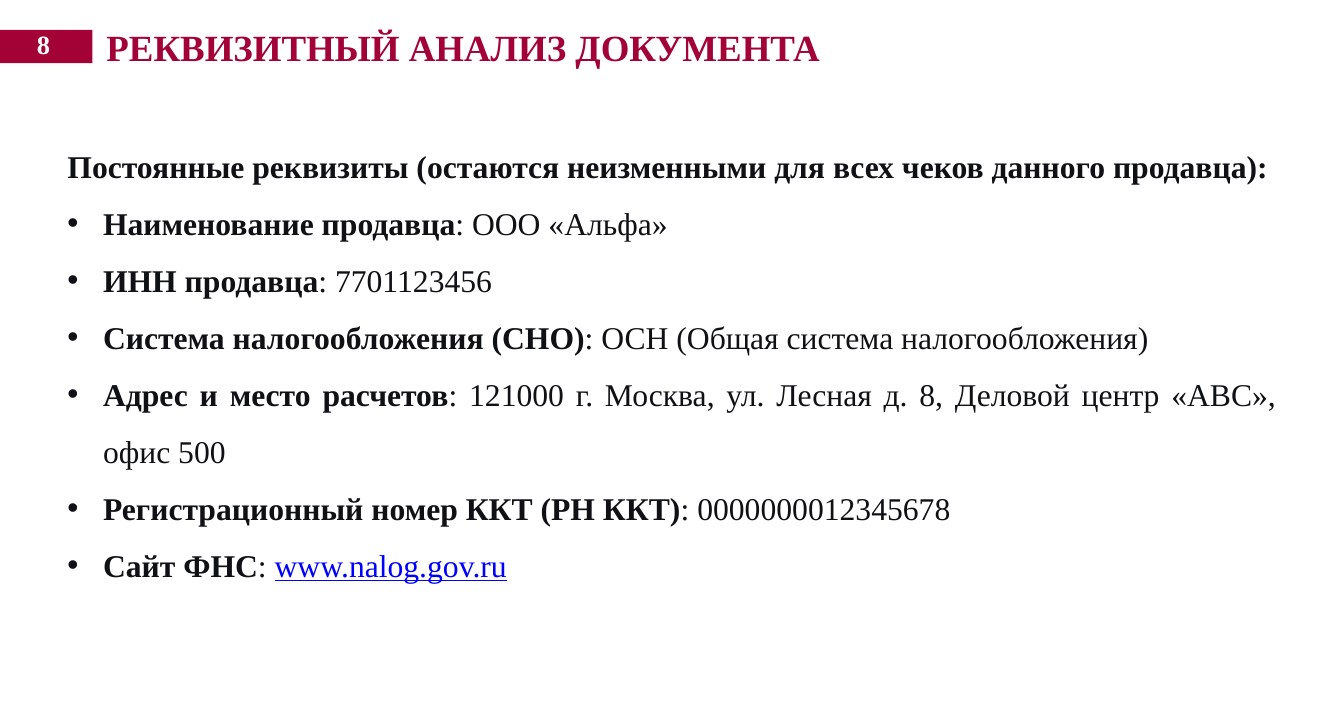
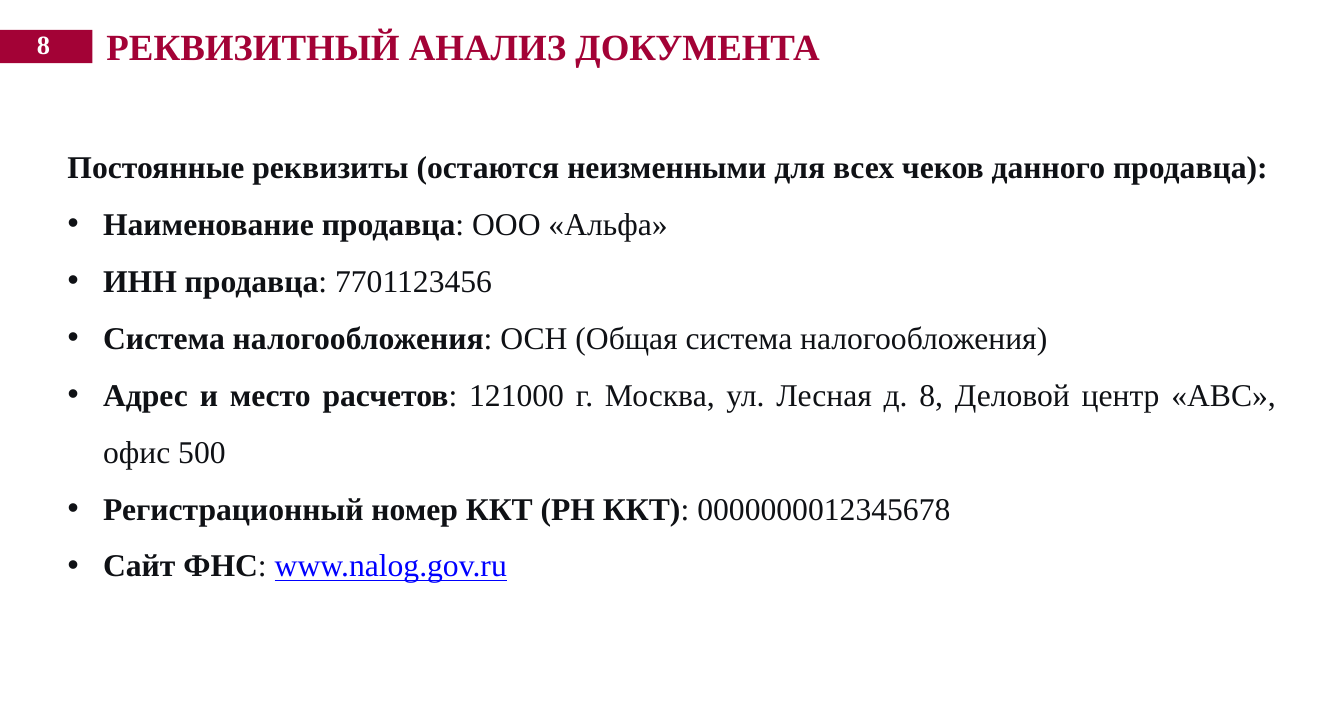
Before and after one commit to xramokkk/lab-2, a slide deck: slide 8 of лаб 2.pptx. Drawn at 1344x709 pixels with LibreOffice and Linux fonts; fonts in the diff are those of the drawing; background and template pictures are left out. Boxes give left, top, right and bottom in pixels: in the first picture for what was removed or moved away, otherwise in the second. Text is boxed around its words. In the diff, an @@ line names an element or a change of style, - is before the commit and + after.

```diff
--- a/лаб 2.pptx
+++ b/лаб 2.pptx
@@ text at box(67, 156, 1276, 583): indent changed @@
@@ text at box(103, 326, 1047, 355): text changed @@
-• Система налогообложения (СНО): ОСН (Общая система налогообложения)
+• Система налогообложения: ОСН (Общая система налогообложения)
```
Also in this commit, not shown: 37 other slides changed.
